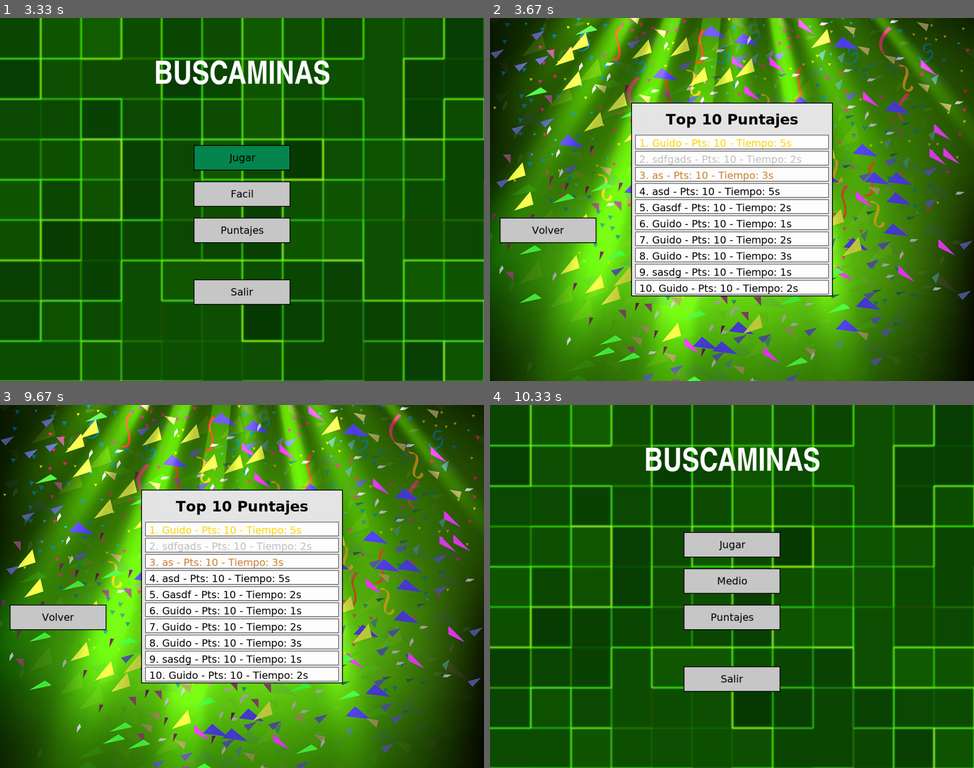
Above: before the commit, frames 1-4 (two rows, left to right).
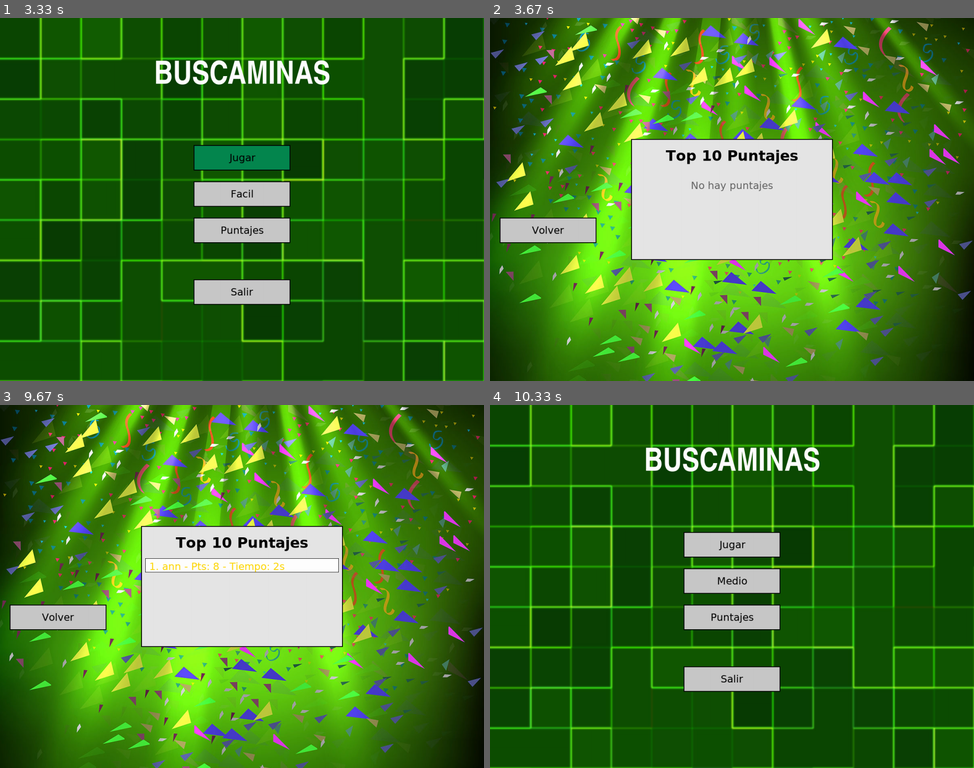
Above: after the commit, the same moments.

Repository: guid0f/PYGAME
Game: pygame game, started from Main.py
Two runs of this game, one before a commit and one after it. Both use one fixed random seed, a clock stepped at 60 frames per second and the inputs below.
Inputs (mouse positions are in pixels of both pictures, inside the frame that each line leads up to):
- Up to frame 1 (3.33 s): click "Jugar" at 0.38 s; click (242, 199) at 0.72 s; click (91, 282) at 1.05 s; right-click (125, 126) at 1.38 s; click (67, 188) at 1.72 s; click (227, 137) at 2.05 s; click "Reiniciar" at 2.38 s; click (367, 166) at 2.72 s; click (82, 235) at 3.05 s
- Up to frame 2 (3.67 s): click "Puntajes" at 3.38 s
- Up to frame 3 (9.67 s): click (96, 463) at 3.72 s; click "Facil" at 4.05 s; click "Jugar" at 4.38 s; click (372, 626) at 4.72 s; click (343, 539) at 5.05 s; right-click (271, 688) at 5.38 s; click (125, 492) at 5.72 s; click (329, 706) at 6.05 s; click (145, 640) at 6.38 s; type "a" at 8.9 s; type "nn" at 9 s; tap Enter at 9.23 s; click (271, 615) at 9.38 s
- Up to frame 4 (10.33 s): click (577, 622) at 9.72 s; click (819, 608) at 10.05 s

Frame 1 is identical in both runs. In frame 2, 18% of the frame differs, in the area x 29-71%, y 23-77%; in frame 3, 18%; in frame 4, nothing differs.

Commit message:
Main clean

Diff:
--- a/Main.py
+++ b/Main.py
@@ -30,7 +30,7 @@
 fuente_texto_boton = pygame.font.SysFont("Verdana", 25)
 fuente_subtitulo_pantalla = pygame.font.SysFont("Verdana", 48)
 
-############################## Variables ################################
+############################## Banderas ################################
 
 dificultad_actual = 0
 pantalla_actual = "menu"
@@ -39,11 +39,11 @@
 juego_terminado = False
 juego_ejecutandose = True
 
-# Variables temporizador                                            # CAMBIAR
 tiempo_inicio = 0
 tiempo_transcurrido = 0
 timer_activo = False
 banderas_colocadas = 0
+
 minas_totales = 0
 mostrar_todas_bombas = False
 primer_click = True
@@ -58,21 +58,23 @@
         dificultad (int): Un entero que representa el nivel de dificultad.
                         0 para facil, 1 para intermedio, 2 para dificil.
 
-    Retorna:
+    Devuelve:
         tuple: Una tupla que contiene tres enteros:
             - filas (int): Numero de filas del tablero.
             - columnas (int): Numero de columnas del tablero.
             - minas (int): Numero de minas en el tablero.
 
     """
-    filas = columnas = minas = 0
+    filas = 0
+    columnas = 0
+    minas = 0
 
     if dificultad == 0:
-        filas, columnas, minas = 8, 8, 10
+        filas, columnas, minas = (8, 8, 10)
     elif dificultad == 1:
-        filas, columnas, minas = 16, 16, 50
+        filas, columnas, minas = (16, 16, 50)
     else:
-        filas, columnas, minas = 24, 24, 120
+        filas, columnas, minas = (24, 24, 120)
 
     return (filas, columnas, minas)
 
@@ -84,7 +86,7 @@
     Recibe:
         dificultad_actual (int): El nivel de dificultad actual del juego.
 
-    Retorna:
+    Devuelve:
         dict: Un diccionario que contiene:
             - matriz_minas (list): Matriz que indica la ubicacion de las minas.
             - matriz_numeros (list): Matriz que indica los Numeros alrededor de las minas.
@@ -102,6 +104,7 @@
     matriz_numeros = generar_matriz_numeros(matriz_minas)
 
     matriz_estado = []
+
     for _ in range(filas):
         fila = []
         for _ in range(columnas):
@@ -109,6 +112,7 @@
         matriz_estado.append(fila)
 
     matriz_banderas = []
+
     for _ in range(filas):
         fila = []
         for _ in range(columnas):
@@ -136,7 +140,7 @@
         indice (int): El indice del boton actualmente seleccionado.
         ventana: La ventana donde se dibuja el menu.
 
-    Retorna:
+    Devuelve:
         None
     """
     ventana.blit(imagen_fondo, (0, 0))
@@ -158,7 +162,7 @@
     """
     Muestra la pantalla del juego de Buscaminas.
 
-    Retorna:
+    Devuelve:
         None
     """
     ventana_juego.fill(COLOR_FONDO)
@@ -192,7 +196,7 @@
     """
     Muestra la pantalla de puntajes del juego.
 
-    Retorna:
+    Devuelve:
         None
     """
     ventana_juego.blit(imagen_fondo_puntajes, (0, 0))
@@ -249,47 +253,58 @@
                         estado_juego['tiempo_inicio'] = 0
                         estado_juego['timer_activo'] = False
                     else:
-                        fila, col = calcular_posicion_matriz(evento.pos,ventana_juego,estado_juego['filas'],estado_juego['columnas'])
-                        if 0 <= fila < len(estado_juego['matriz_minas']):
-                            if 0 <= col < len(estado_juego['matriz_minas'][0]):                                                                          # CAMBIAR
-                                if not estado_juego['matriz_estado'][fila][col] and not estado_juego['matriz_banderas'][fila][col]:
-                                    if primer_click:
-                                        primer_click = False
-                                        if estado_juego['matriz_numeros'][fila][col] == 'X':
-                                            estado_juego['matriz_minas'], estado_juego['matriz_numeros'] = mover_bomba(estado_juego['matriz_minas'], fila, col)
-                                            for i in range(len(estado_juego['matriz_estado'])):
-                                                for j in range(len(estado_juego['matriz_estado'][0])):
-                                                    estado_juego['matriz_estado'][i][j] = False
-                                            for i in range(len(estado_juego['matriz_banderas'])):
-                                                for j in range(len(estado_juego['matriz_banderas'][0])):
-                                                    estado_juego['matriz_banderas'][i][j] = False
-                                    if not estado_juego['timer_activo']:
-                                        if estado_juego['matriz_numeros'][fila][col] != 'X':
-                                            estado_juego['tiempo_inicio'] = pygame.time.get_ticks()
-                                            estado_juego['timer_activo'] = True
-
-
-                                descubrir_celda(estado_juego['matriz_estado'], estado_juego['matriz_numeros'], fila, col)
+                        fila, col = calcular_posicion_matriz(evento.pos, ventana_juego, estado_juego['filas'], estado_juego['columnas'])
+
+                        if fila < 0 or fila >= len(estado_juego['matriz_minas']):
+                            continue
+                        if col < 0 or col >= len(estado_juego['matriz_minas'][0]):
+                            continue
+
+                        if not estado_juego['matriz_estado'][fila][col] and not estado_juego['matriz_banderas'][fila][col]:
+
+                            if primer_click:
+                                primer_click = False
 
                                 if estado_juego['matriz_numeros'][fila][col] == 'X':
-                                    reproducir_sonido(sonidos, "derrota")
-                                    mostrar_todas_bombas = True
-                                    juego_terminado = True
-                                    estado_juego['timer_activo'] = False
-                                    mostrar_pantalla_juego()
-                                    pygame.display.flip()
-                                    pygame.time.wait(1500)
-                                    tiempo_transcurrido = (pygame.time.get_ticks() - estado_juego['tiempo_inicio']) // 1000
-                                    nombre = pedir_nombre(ventana_juego, False)
-                                    if nombre:
-                                        puntaje = calcular_puntaje(dificultad_actual, tiempo_transcurrido)
-                                        guardar_puntaje(nombre, puntaje, tiempo_transcurrido)
-                                    pantalla_actual = "menu"
-                                elif verificar_victoria(estado_juego['matriz_estado'], estado_juego['matriz_minas']):
-                                    reproducir_sonido(sonidos, "victoria")
-                                    juego_terminado = True
-                                    estado_juego['timer_activo'] = False
-                                    nombre = pedir_nombre(ventana_juego, True)
+                                    estado_juego['matriz_minas'], estado_juego['matriz_numeros'] = mover_bomba(estado_juego['matriz_minas'], fila, col)
+
+                                    for i in range(len(estado_juego['matriz_estado'])):
+                                        for j in range(len(estado_juego['matriz_estado'][0])):
+                                            estado_juego['matriz_estado'][i][j] = False
+
+                                    for i in range(len(estado_juego['matriz_banderas'])):
+                                        for j in range(len(estado_juego['matriz_banderas'][0])):
+                                            estado_juego['matriz_banderas'][i][j] = False
+
+                            if not estado_juego['timer_activo']:
+
+                                if estado_juego['matriz_numeros'][fila][col] != 'X':
+                                    estado_juego['tiempo_inicio'] = pygame.time.get_ticks()
+                                    estado_juego['timer_activo'] = True
+
+                            descubrir_celda(estado_juego['matriz_estado'], estado_juego['matriz_numeros'], fila, col)
+
+                            if estado_juego['matriz_numeros'][fila][col] == 'X':
+                                reproducir_sonido(sonidos, "derrota")
+                                mostrar_todas_bombas = True
+                                juego_terminado = True
+                                estado_juego['timer_activo'] = False
+                                mostrar_pantalla_juego()
+                                pygame.display.flip()
+                                pygame.time.wait(1500)
+                                tiempo_transcurrido = (pygame.time.get_ticks() - estado_juego['tiempo_inicio']) // 1000
+                                nombre = pedir_nombre(ventana_juego, False)
+
+                                if nombre:
+                                    puntaje = calcular_puntaje(dificultad_actual, tiempo_transcurrido)
+                                    guardar_puntaje(nombre, puntaje, tiempo_transcurrido)
+                                pantalla_actual = "menu"
+
+                            elif verificar_victoria(estado_juego['matriz_estado'], estado_juego['matriz_minas']):
+                                reproducir_sonido(sonidos, "victoria")
+                                juego_terminado = True
+                                estado_juego['timer_activo'] = False
+                                nombre = pedir_nombre(ventana_juego, True)
 
                 elif pantalla_actual == "puntajes":
                     if procesar_click_en_otras_pantallas(evento.pos, ventana_juego):
@@ -298,15 +313,29 @@
             elif evento.button == 3 and pantalla_actual == "juego":
                 fila, col = calcular_posicion_matriz(evento.pos,ventana_juego,estado_juego['filas'],estado_juego['columnas'])
 
-                if 0 <= fila < len(estado_juego['matriz_banderas']) and 0 <= col < len(estado_juego['matriz_banderas'][0]) and not estado_juego['matriz_estado'][fila][col]:    # CAMBIAR
-                    estado_juego['matriz_banderas'][fila][col] = not estado_juego['matriz_banderas'][fila][col]
-                    banderas_colocadas += 1 if estado_juego['matriz_banderas'][fila][col] else -1
-                    reproducir_sonido(sonidos, "bandera")
+                if fila < 0 or fila >= len(estado_juego['matriz_banderas']):
+                    continue
+
+                if col < 0 or col >= len(estado_juego['matriz_banderas'][0]):
+                    continue
+
+                if estado_juego['matriz_estado'][fila][col]:
+                    continue
+
+                estado_juego['matriz_banderas'][fila][col] = not estado_juego['matriz_banderas'][fila][col]
+
+                if estado_juego['matriz_banderas'][fila][col]:
+                    banderas_colocadas += 1
+                else:
+                    banderas_colocadas -= 1
+
+                reproducir_sonido(sonidos, "bandera")
 
 
     if juego_terminado and pantalla_actual == "juego":
         tiempo_transcurrido = (pygame.time.get_ticks() - estado_juego['tiempo_inicio']) // 1000
         nombre = pedir_nombre(ventana_juego, False)
+
         if nombre:
             puntaje = calcular_puntaje(dificultad_actual, tiempo_transcurrido)
             guardar_puntaje(nombre, puntaje, tiempo_transcurrido)
--- a/puntajes.csv
+++ /dev/null
@@ -1,11 +0,0 @@
-Nombre,Puntaje,Tiempo
-Guido,10,5
-sdfgads,10,2
-as,10,3
-asd,10,5
-Gasdf,10,2
-Guido,10,1
-Guido,10,2
-Guido,10,3
-sasdg,10,1
-Guido,10,2
